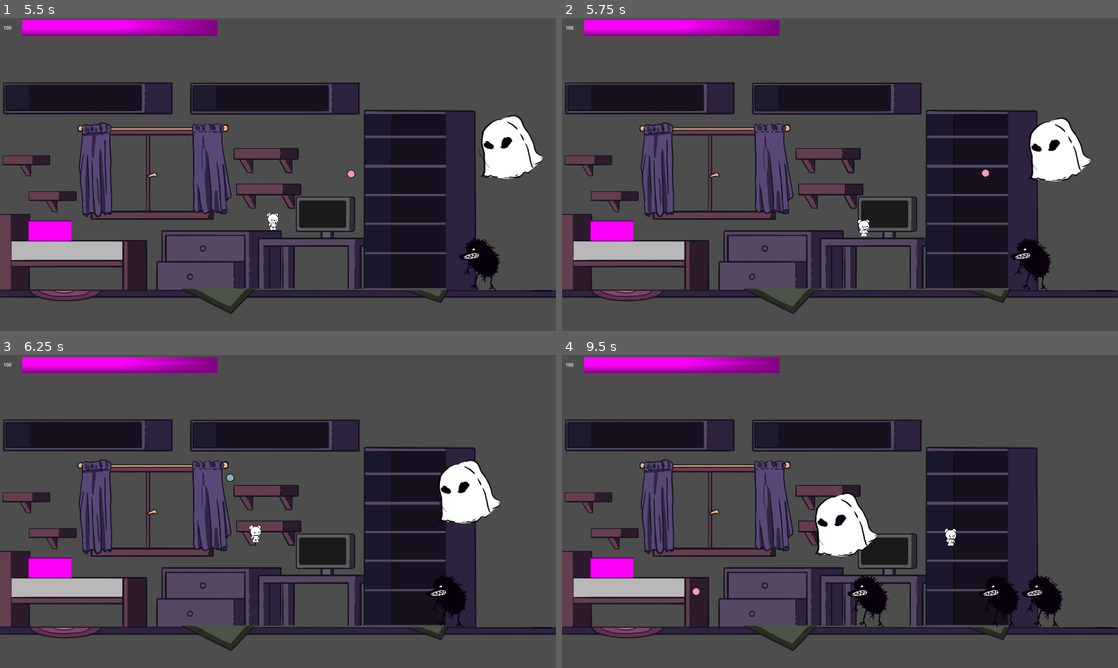
Above: before the commit, frames 1-4 (two rows, left to right).
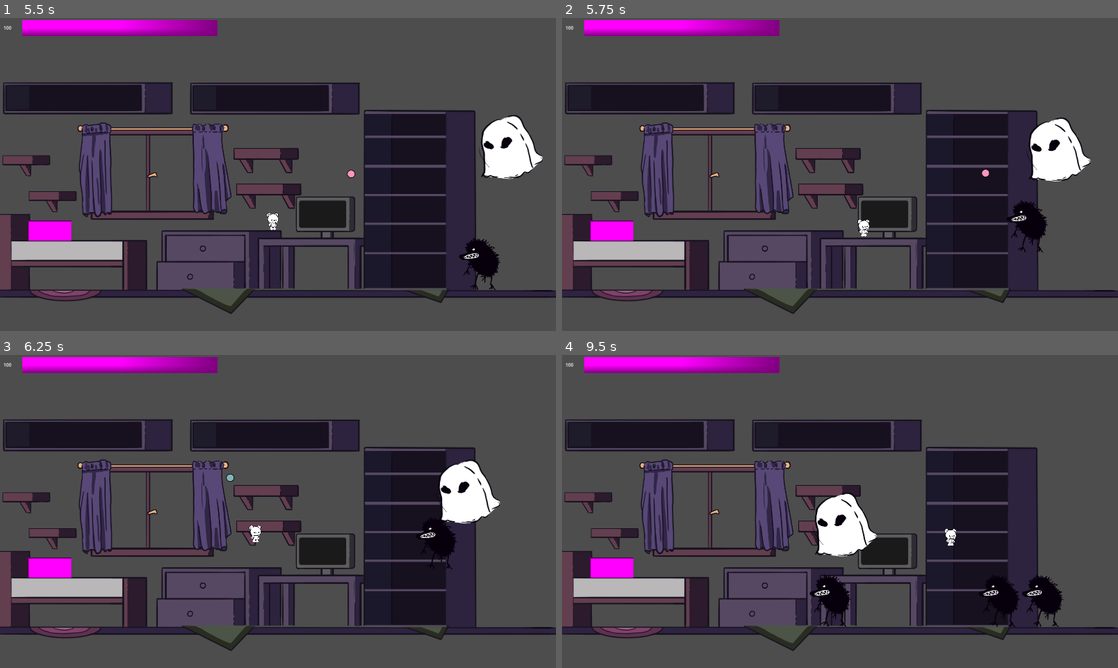
Above: after the commit, the same moments.

Repository: Karanval/CatStack
Game: Godot game, scene res://Scenes/TestScene/TestScene.tscn
The game is run twice, just before and just after one commit, with the same random seed, the same clock (stepped at 60 frames per second) and the same inputs.
Inputs (mouse positions are in pixels of both pictures, inside the frame that each line leads up to):
- Up to frame 1 (5.5 s): tap Enter at 0.5 s; move the mouse to (400, 158) at 0.52 s; press the mouse at (400, 158) at 0.53 s; hold D (Right) 0.53-2.03 s; tap Space (Jump) at 0.77, 1.52, 3.02, 3.77, 4.52 s; move the mouse to (166, 190) at 1.27 s; release the mouse at (166, 190) at 1.28 s; click (166, 190) at 1.35 s; move the mouse to (333, 105) at 2.02 s; press the mouse at (333, 105) at 2.03 s; hold A (Left) 2.03-2.78 s; move the mouse to (250, 237) at 2.77 s; release the mouse at (250, 237) at 2.78 s; hold D (Right) 2.78-4.28 s; click (250, 237) at 2.85 s; move the mouse to (444, 221) at 3.52 s; press the mouse at (444, 221) at 3.53 s; move the mouse to (111, 127) at 4.27 s; release the mouse at (111, 127) at 4.28 s; hold A (Left) 4.28-5.03 s; click (111, 127) at 4.35 s; move the mouse to (305, 174) at 5.02 s; press the mouse at (305, 174) at 5.03 s; hold D (Right) from 5.03 s (still down)
- Up to frame 2 (5.75 s): keep holding D (Right)
- Up to frame 3 (6.25 s): move the mouse to (194, 433) at 5.77 s; release D (Right) at 5.78 s; release the mouse at (194, 433) at 5.78 s; hold A (Left) from 5.78 s (still down); click (194, 433) at 5.85 s; tap Space (Jump) at 6.02 s
- Up to frame 4 (9.5 s): move the mouse to (962, 495) at 6.52 s; press the mouse at (962, 495) at 6.53 s; tap Space (Jump) at 6.77, 7.52, 9.02 s; move the mouse to (728, 527) at 7.27 s; release A (Left) at 7.28 s; release the mouse at (728, 527) at 7.28 s; hold D (Right) from 7.28 s (still down); click (728, 527) at 7.35 s; move the mouse to (895, 442) at 8.02 s; press the mouse at (895, 442) at 8.03 s; move the mouse to (812, 574) at 8.77 s; release the mouse at (812, 574) at 8.78 s; click (812, 574) at 8.85 s

Frame 1 is identical in both runs. In frame 2, 1.1% of the frame differs, in the area x 80-89%, y 58-87%; in frame 3, 0.6%; in frame 4, 1.1%, in the area x 23-59%, y 70-87%.

Commit message:
Update basic monster to jump

Diff:
--- a/Scenes/Monsters/BasicMonster.tscn
+++ b/Scenes/Monsters/BasicMonster.tscn
@@ -9,6 +9,7 @@
 
 [node name="BasicMonster" type="RigidBody2D" groups=["monsters"]]
 collision_layer = 4
+lock_rotation = true
 script = ExtResource("1_uvs0d")
 
 [node name="Sprite2D" type="Sprite2D" parent="."]
--- a/Scenes/Monsters/basic_monster.gd
+++ b/Scenes/Monsters/basic_monster.gd
@@ -1 +1,25 @@
 extends BaseMonster
+
+
+@export var jump_chance := 0.333
+@export var jump_cooldown_min := 1.0
+@export var jump_cooldown_max := 3.0
+@export var jump_pulse_min := 500
+@export var jump_pulse_max := 1000
+
+var jump_cooldown := 2.0
+
+func _ready():
+	reset_cooldown()
+
+func get_velocity(delta: float):
+	if jump_cooldown > 0:
+		jump_cooldown -= delta
+	else:
+		reset_cooldown()
+		if randf() < jump_chance:
+			apply_impulse(Vector2(0, -randi_range(jump_pulse_min, jump_pulse_max)))
+	return super(delta)
+
+func reset_cooldown():
+	jump_cooldown = randf_range(jump_cooldown_min, jump_cooldown_max)
